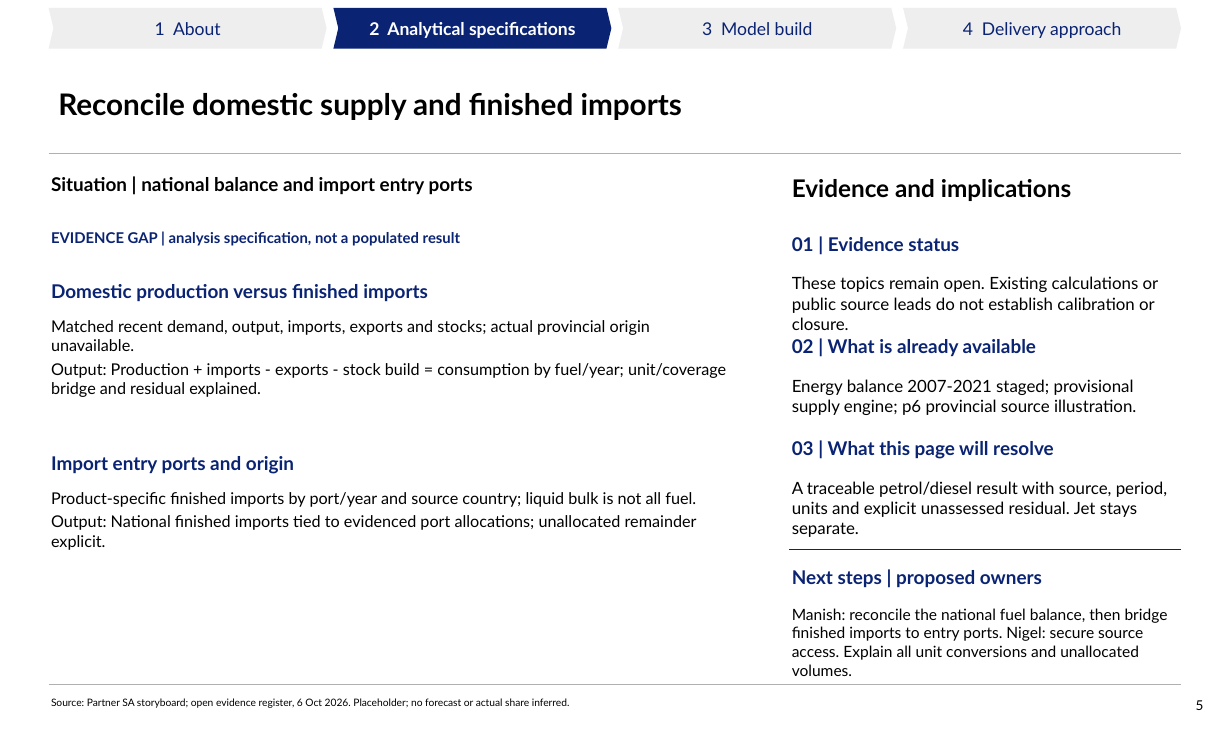
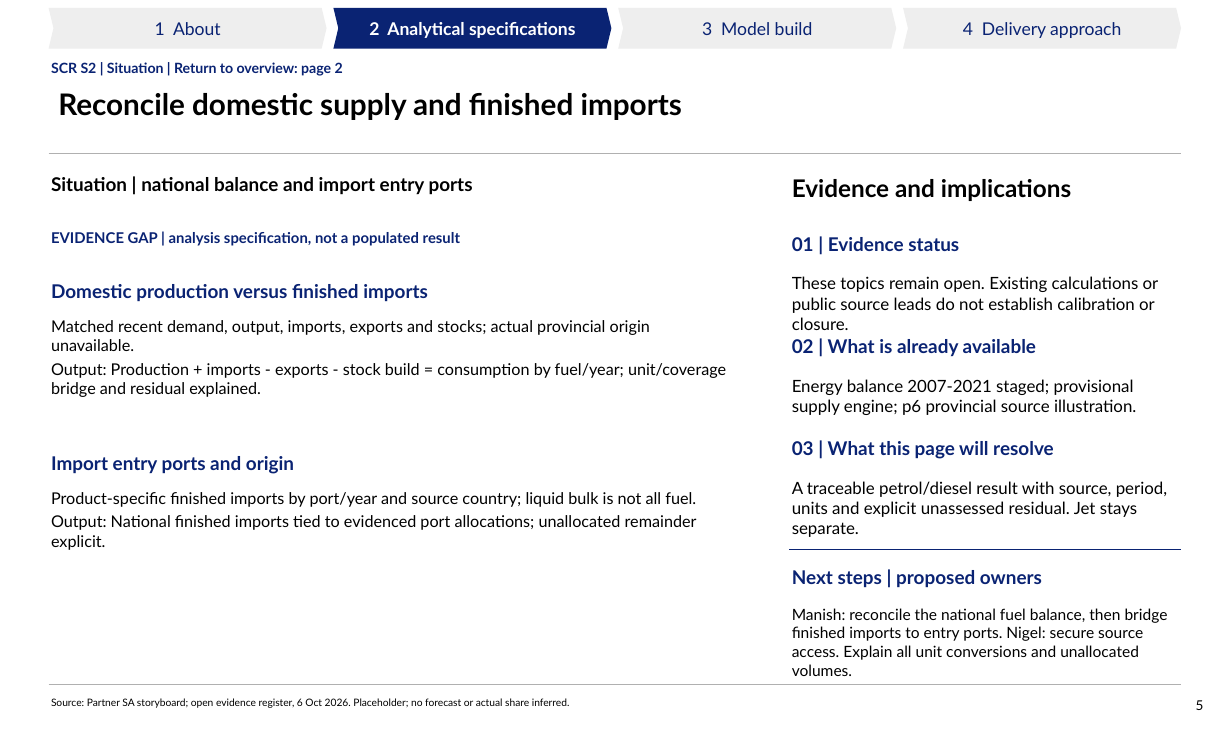
Before and after one commit to Africa-International-Advisors/liquid_fuels_model, a slide deck: slide 5 of pptx/output/delivered/Vopak_Week1_Analytical_Pack_2026_10_06.pptx. Drawn at 1232x729 pixels with LibreOffice and Linux fonts; fonts in the diff are those of the drawing; background and template pictures are left out. Boxes give left, top, right and bottom in pixels: in the first picture for what was removed or moved away, otherwise in the second. Text is boxed around its words. In the diff, an @@ line names an element or a change of style, - is before the commit and + after.

```diff
--- a/pptx/output/delivered/Vopak_Week1_Analytical_Pack_2026_10_06.pptx
+++ b/pptx/output/delivered/Vopak_Week1_Analytical_Pack_2026_10_06.pptx
@@ text added at (51, 62, 343, 76), 10.5 pt, text #0A2373, bold @@
+SCR S2 | Situation | Return to overview: page 2
```
Also in this commit, not shown: 13 other slides changed, 6 other files.
